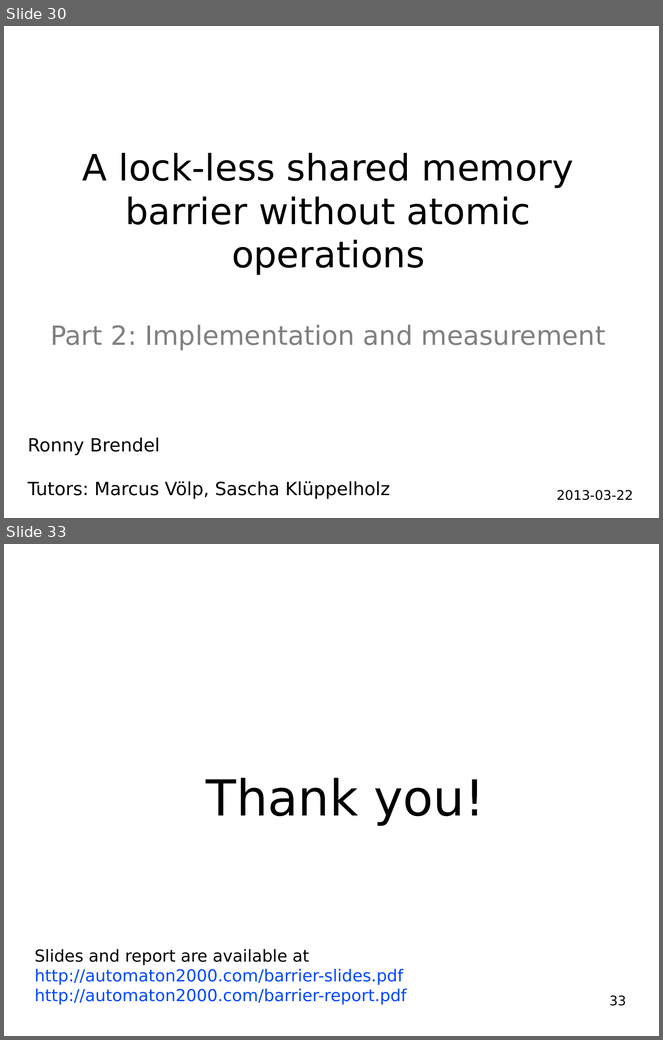
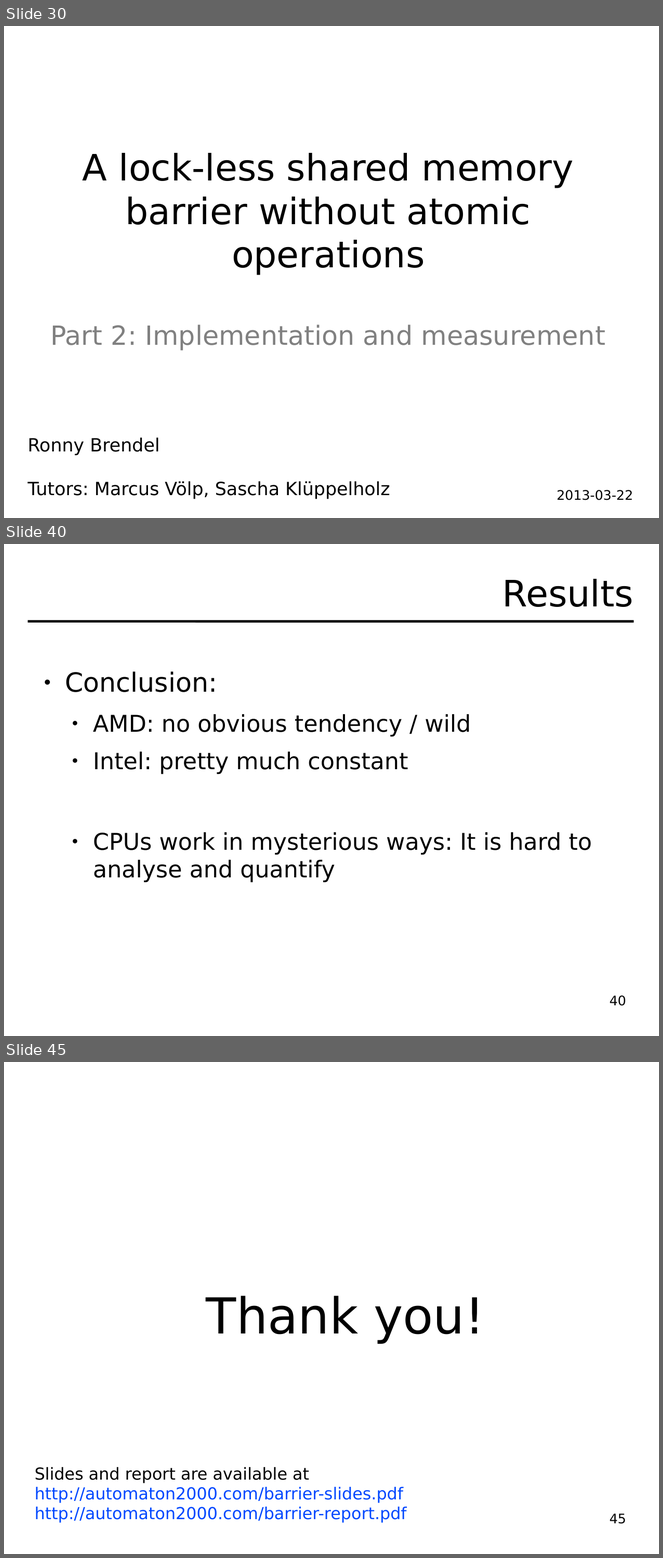
Before and after one commit to hydroo/minor-thesis-barriers, a slide deck: presentation/slides.odp. Shown one above the other, each under a label of ours: slides 30 and 33 before the commit, slides 30, 40 and 45 after it; the slides between them are not shown. The pictures are 663x1040 and 663x1558 pixels, drawn with LibreOffice and Linux fonts; fonts in the diff are those of the drawing. Boxes give left, top, right and bottom in pixels: in the first picture for what was removed or moved away, otherwise in the second. Text is boxed around its words. In the diff, an @@ line names an element or a change of style, - is before the commit and + after.

```diff
--- a/presentation/slides.odp
+++ b/presentation/slides.odp
@@ slide 40 added at (4, 544, 659, 1036), background #FFFFFF @@
@@ title added at (503, 579, 634, 607), 44 pt, text #000000 @@
+Results
@@ line added from (28, 621) to (634, 621), #000000 2.89 pt @@
@@ text added at (65, 671, 592, 883), 28 pt, text #000000 @@
+● Conclusion:
+  ● AMD: no obvious tendency / wild
+  ● Intel: pretty much constant
+  ● CPUs work in mysterious ways: It is hard to analyse and quantify
@@ page number added at (610, 995, 626, 1006), 16 pt, text #000000 @@
+40
@@ what was slide 33 is now slide 45 @@
@@ page number at (610, 1513, 626, 1524): text changed @@
-33
+45
```
Also in this commit, not shown: 3 slides changed, 11 other slides added, 3 other files.
